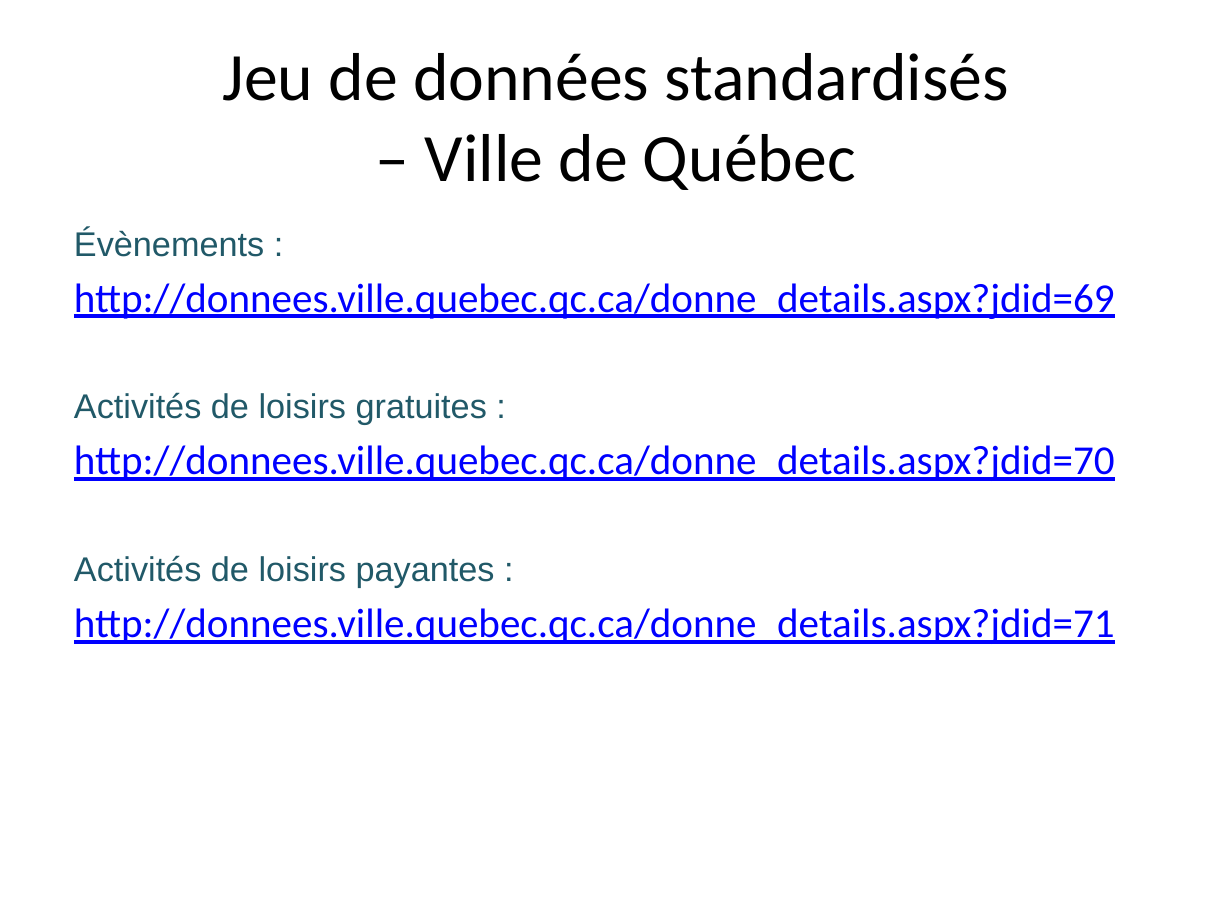
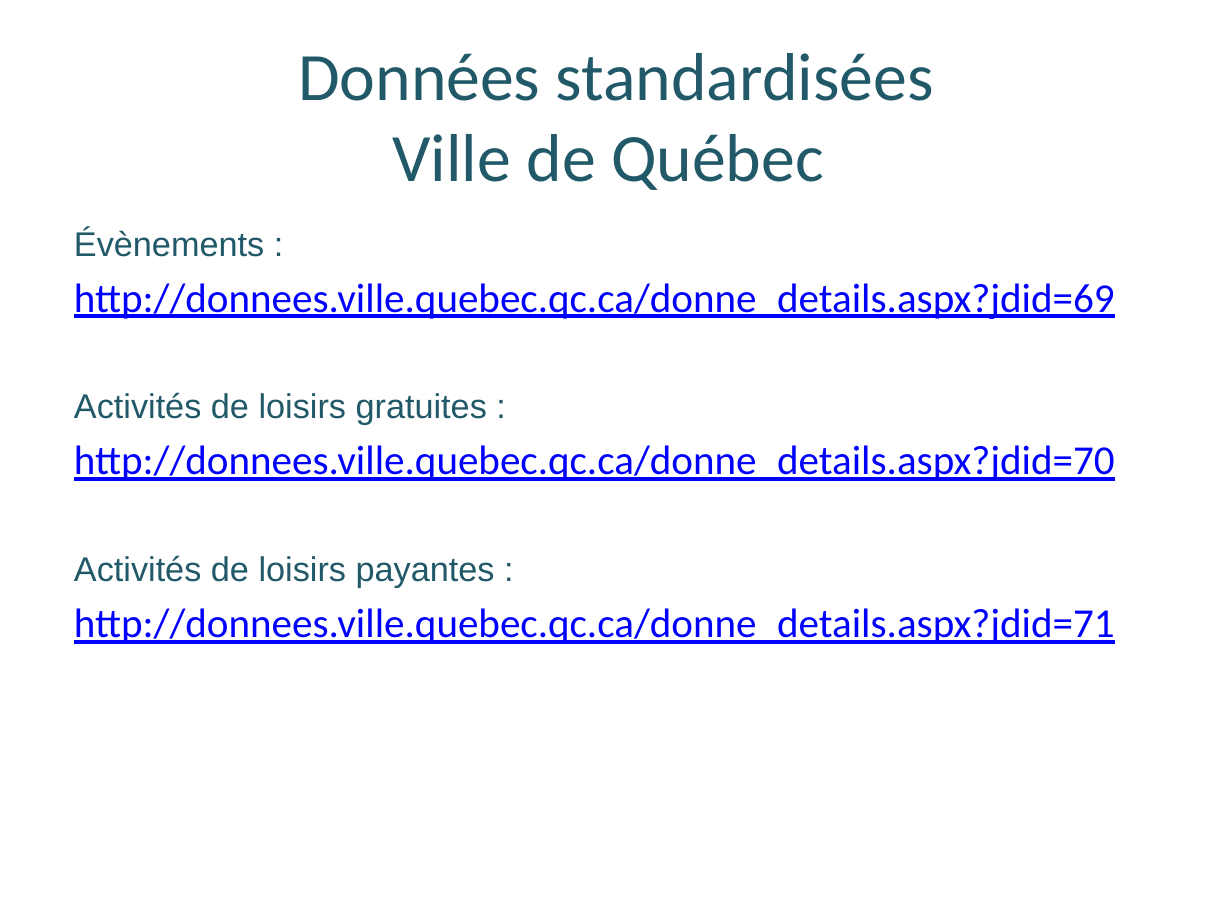
Before and after one commit to forgeintermunicipale/DocHackathonVdQ2014, a slide deck: slide 5 of Documents officiels/Présentation hackathon 2014.pptx. Drawn at 1232x924 pixels with LibreOffice and Linux fonts; fonts in the diff are those of the drawing. Boxes give left, top, right and bottom in pixels: in the first picture for what was removed or moved away, otherwise in the second. Text is boxed around its words. In the diff, an @@ line names an element or a change of style, - is before the commit and + after.

```diff
--- a/Documents officiels/Présentation hackathon 2014.pptx
+++ b/Documents officiels/Présentation hackathon 2014.pptx
@@ title at [298, 53, 934, 190]: text changed; text colour #000000 to #215968 @@
-Jeu de données standardisés
-– Ville de Québec
+Données standardisées
+Ville de Québec
```
Also in this commit, not shown: 1 other slide changed, 1 slide added.
